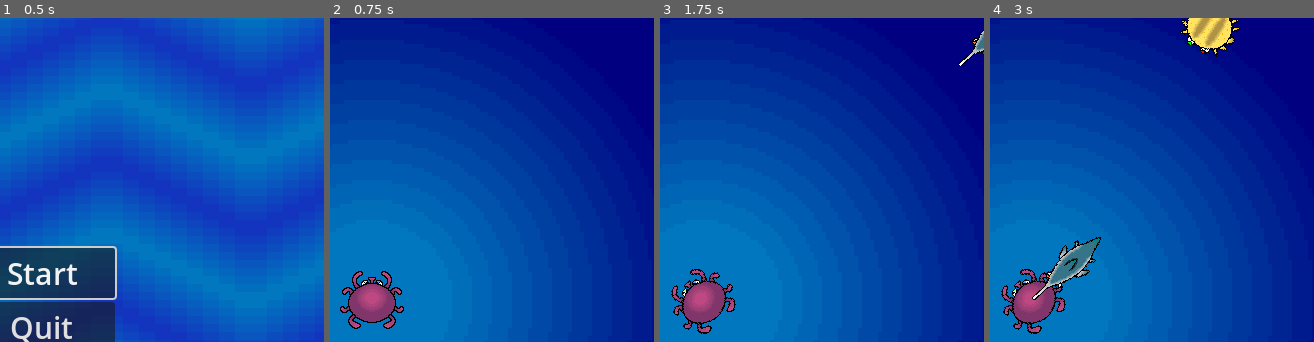
Above: before the commit, frames 1-4 (left to right).
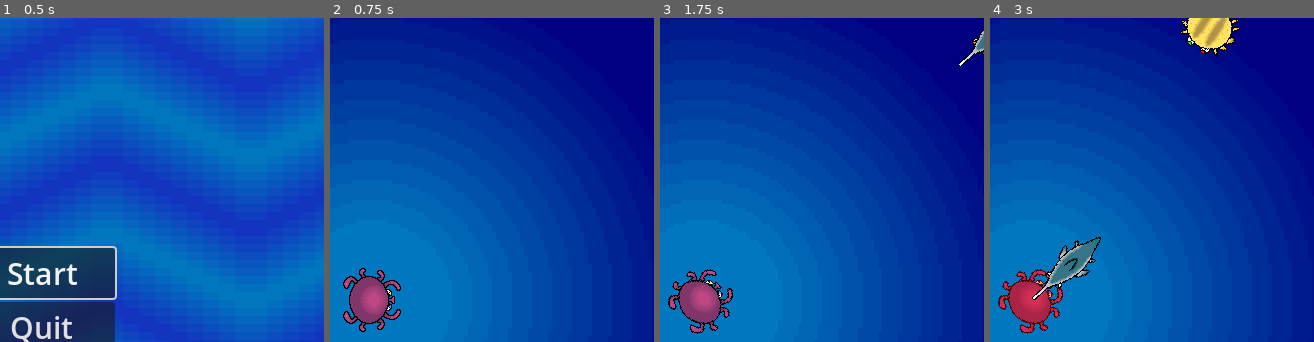
Above: after the commit, the same moments.

Repository: jonael-garcia26/OctoPause
Game: Godot game, scene res://Scenes/menu.tscn
The game is run twice, just before and just after one commit, with the same random seed, the same clock (stepped at 60 frames per second) and the same inputs.
Inputs:
- Up to frame 1 (0.5 s): no input
- Up to frame 2 (0.75 s): click "Start" at 0.5 s
- Up to frame 3 (1.75 s): tap Enter at 1.25 s
- Up to frame 4 (3 s): no input
The pictures show only the part of the screen within x 44-94%, y 6-56%; the shares and areas given below are measured in that part.

Frame 1 is identical in both runs. In frame 2, 1.4% of the frame differs, in the area x 3-23%, y 77-97%; in frame 3, 1.4%; in frame 4, 2.5%, in the area x 2-24%, y 77-98%.

Commit message:
hurt animation en pulpy

Diff:
--- a/Scenes/player.tscn
+++ b/Scenes/player.tscn
@@ -1,18 +1,69 @@
-[gd_scene load_steps=4 format=3 uid="uid://c2awl4pj3dnt6"]
+[gd_scene load_steps=9 format=3 uid="uid://c2awl4pj3dnt6"]
 
 [ext_resource type="Texture2D" uid="uid://ciav10522sh7w" path="res://Assets/Sprites/Pulpy.png" id="1_os784"]
 [ext_resource type="Script" path="res://Scripts/player.gd" id="1_racub"]
+[ext_resource type="Shader" path="res://Scripts/Player_damage.gdshader" id="2_wbdch"]
+
+[sub_resource type="ShaderMaterial" id="ShaderMaterial_ex6ex"]
+shader = ExtResource("2_wbdch")
+shader_parameter/flash_color = Color(1, 0, 0, 1)
+shader_parameter/flash_value = 0.0
+
+[sub_resource type="Animation" id="Animation_5dfk1"]
+resource_name = "flash"
+length = 0.4
+tracks/0/type = "value"
+tracks/0/imported = false
+tracks/0/enabled = true
+tracks/0/path = NodePath(".:material:shader_parameter/flash_value")
+tracks/0/interp = 1
+tracks/0/loop_wrap = true
+tracks/0/keys = {
+"times": PackedFloat32Array(0, 0.2, 0.4),
+"transitions": PackedFloat32Array(1, 1, 1),
+"update": 0,
+"values": [0.0, 1.0, 0.0]
+}
+
+[sub_resource type="Animation" id="Animation_8y4o8"]
+length = 0.001
+tracks/0/type = "value"
+tracks/0/imported = false
+tracks/0/enabled = true
+tracks/0/path = NodePath(".:material:shader_parameter/flash_value")
+tracks/0/interp = 1
+tracks/0/loop_wrap = true
+tracks/0/keys = {
+"times": PackedFloat32Array(0),
+"transitions": PackedFloat32Array(1),
+"update": 0,
+"values": [0.0]
+}
+
+[sub_resource type="AnimationLibrary" id="AnimationLibrary_3xjob"]
+_data = {
+"RESET": SubResource("Animation_8y4o8"),
+"flash": SubResource("Animation_5dfk1")
+}
 
 [sub_resource type="CircleShape2D" id="CircleShape2D_0dtc3"]
-radius = 22.0907
+radius = 23.0
 
 [node name="Player" type="Area2D"]
 script = ExtResource("1_racub")
 
 [node name="Sprite2D" type="Sprite2D" parent="."]
+material = SubResource("ShaderMaterial_ex6ex")
+rotation = 1.5708
 texture = ExtResource("1_os784")
 
+[node name="AnimationPlayer" type="AnimationPlayer" parent="Sprite2D"]
+libraries = {
+"": SubResource("AnimationLibrary_3xjob")
+}
+
 [node name="Hitbox" type="CollisionShape2D" parent="."]
+visible = false
 shape = SubResource("CircleShape2D_0dtc3")
 
 [connection signal="body_entered" from="." to="." method="_on_body_entered"]
--- /dev/null
+++ b/Scripts/Player_damage.gdshader
@@ -0,0 +1,10 @@
+shader_type canvas_item;
+
+uniform vec4 flash_color : source_color;
+uniform float flash_value : hint_range(0.0, 1.0, 0.1) = 0;
+
+void fragment() {
+    vec4 texture_color = texture(TEXTURE, UV);
+    COLOR = mix(texture_color, flash_color, flash_value);
+    COLOR.a = texture_color.a;
+}
--- a/Scripts/player.gd
+++ b/Scripts/player.gd
@@ -2,6 +2,7 @@
 
 @export var maxHealth = 6
 @onready var currHealth: int = maxHealth
+@onready var flash_animation = $Sprite2D/AnimationPlayer
 
 var screen_size
 
@@ -20,6 +21,7 @@
 
 func _on_body_entered(enemy: RigidBody2D) -> void:
 	currHealth-= enemy.damage
+	flash_animation.play("flash")
 	print(currHealth)
 	if currHealth <= 0:
 		currHealth = maxHealth
